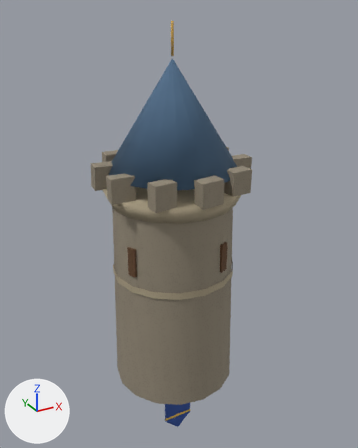
Two versions of the glTF model assets/fcs/fcs_kit.glb, one commit apart.
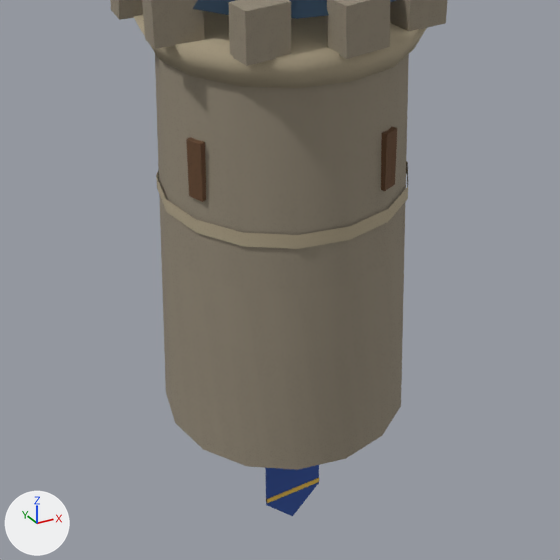
Old and new are each drawn whole from a 50 mm camera at (-9.05, -16.96, 15.77) aimed at (0.56, 0.51, 7.04) and again close up on the part from 11% to 85% of the width and 41% to 100% of the height. Every picture has the same lights, and +X, +Y and +Z are marked at lower left. The first two pictures are the older version.

The older version as bpy lines, for what is in view:
```python
me_banner = bpy.data.meshes.new('banner')
me_banner.from_pydata(...)  # 59 vertices, 85 faces; spans x -0.85..0.85, y -0.45..-0.01, z -3.7..0.05
me_banner.materials.append(mat_fcs_pal)  # picture img_fcs_pal
me_tower = bpy.data.meshes.new('tower')
me_tower.from_pydata(...)  # 290 vertices, 416 faces; spans x -3.1..3.1, y -3.1..3.0, z 0.0..15.3
me_tower.materials.append(mat_fcs_pal)  # picture img_fcs_pal
ob_banner = bpy.data.objects.new('banner', me_banner)
ob_banner.location = (0.0, 0.0, 0.0)
ob_tower = bpy.data.objects.new('tower', me_tower)
ob_tower.location = (0.0, 0.0, 0.0)
```
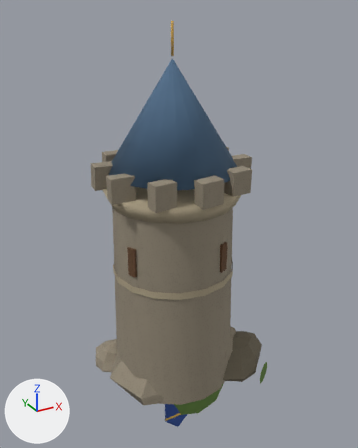
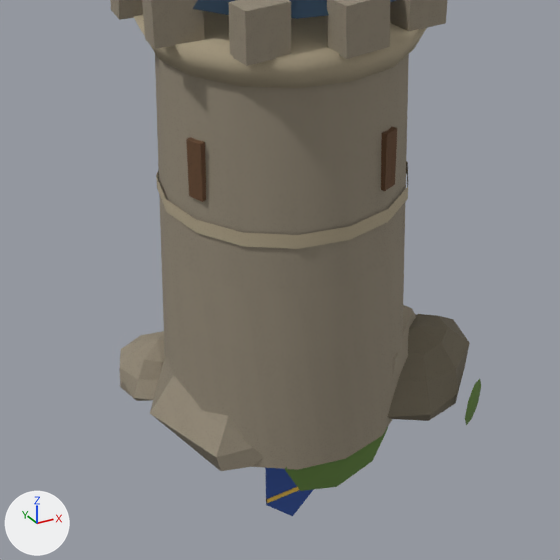
Pixel boxes (x1, y1, x2, y2) of what changed, in the close-ups (560 x 560 px):
'rockbig', added (brown)
    after: (119, 305, 481, 491)

What changed in the scene script:
```text
Add me_rockbig:
    me_rockbig.from_pydata(...)  # 191 vertices, 350 faces; spans x -3.34..4.12, y -2.9..2.72, z -1.06..2.45
    me_rockbig.materials.append(mat_fcs_pal)  # picture img_fcs_pal
Add ob_rockbig:
    ob_rockbig = bpy.data.objects.new('rockbig', me_rockbig)
    ob_rockbig.location = (0.0, 0.0, 0.0)
```
